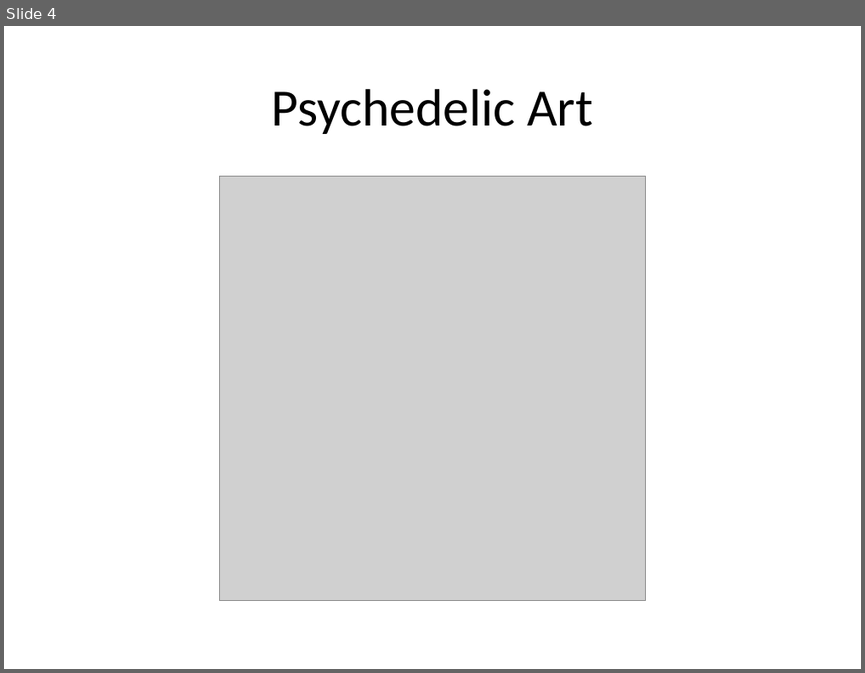
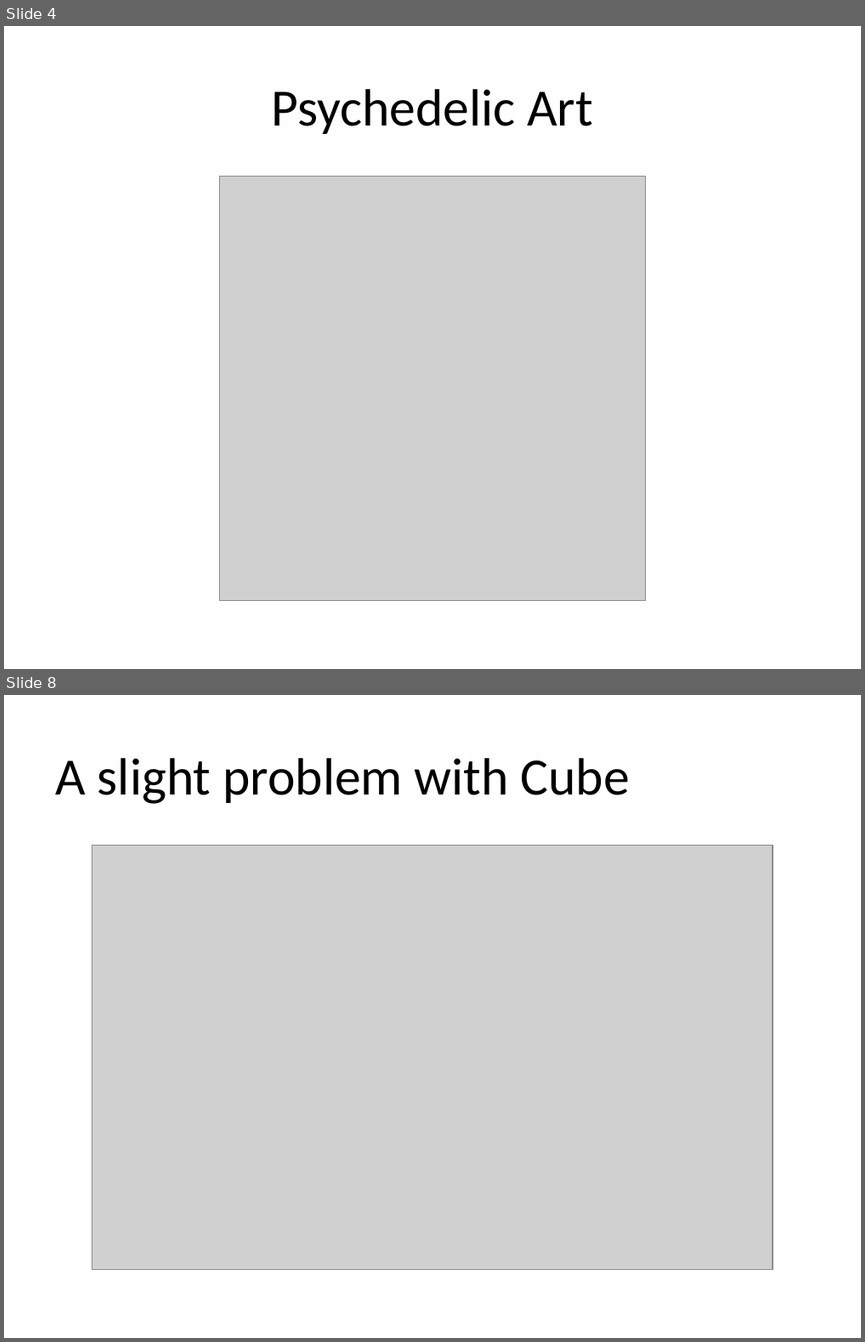
Before and after one commit to wolph/computer_graphics, a slide deck: Presentation.pptx. Shown one above the other, each under a label of ours: slide 4 before the commit, slides 4 and 8 after it; the slides between them are not shown. The pictures are 865x673 and 865x1342 pixels, drawn with LibreOffice and Linux fonts; fonts in the diff are those of the drawing; grey boxes stand for pictures. Boxes give left, top, right and bottom in pixels: in the first picture for what was removed or moved away, otherwise in the second. Text is boxed around its words. In the diff, an @@ line names an element or a change of style, - is before the commit and + after.

```diff
--- a/Presentation.pptx
+++ b/Presentation.pptx
@@ slide 8 added at (4,695,861,1338), background #FFFFFF @@
@@ text added at (55,758,630,804), 44 pt, text #000000 @@
+A slight problem with Cube
@@ picture added at (92,845,772,1269) @@
```
Also in this commit, not shown: 2 slides changed, 3 other slides added, 2 slides removed.
